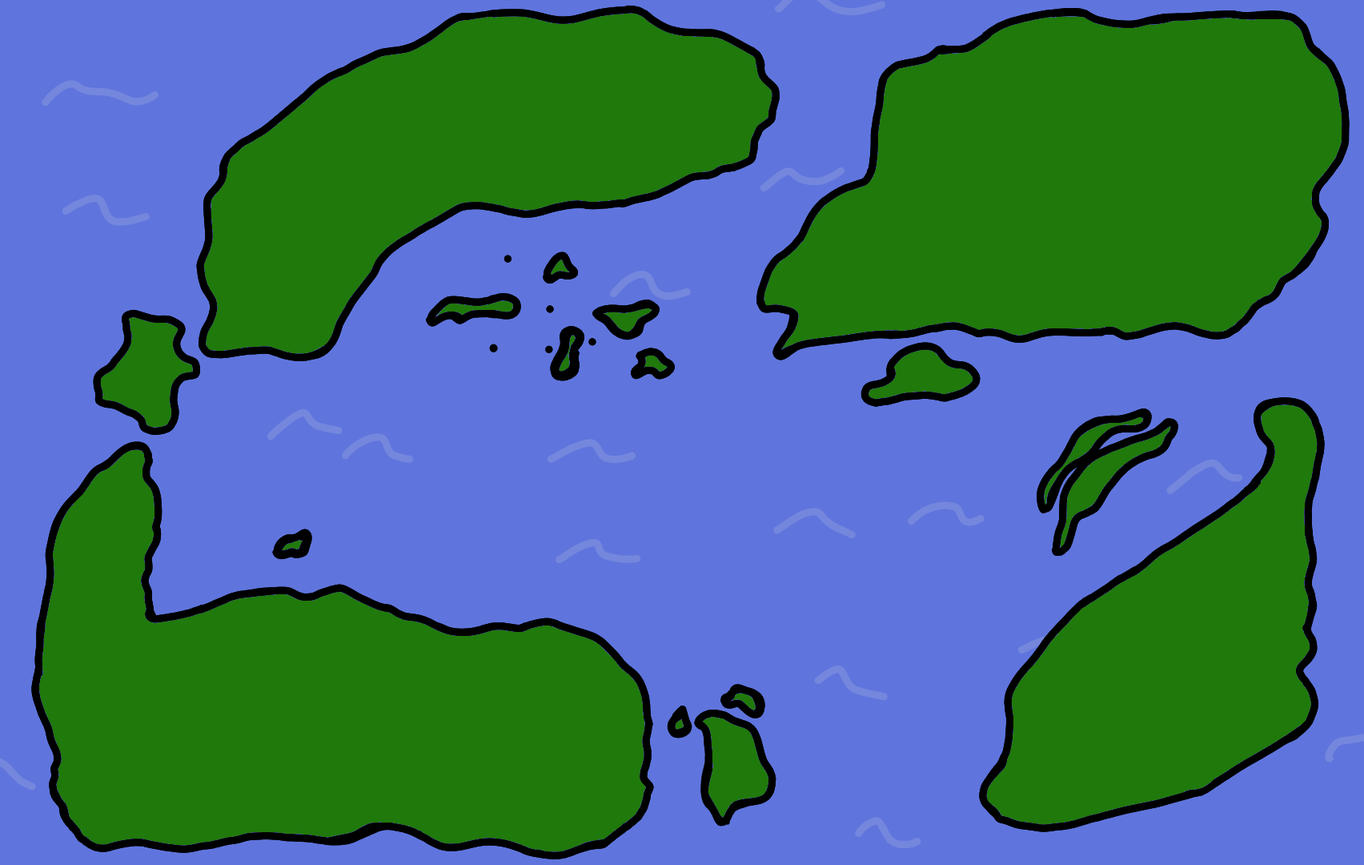
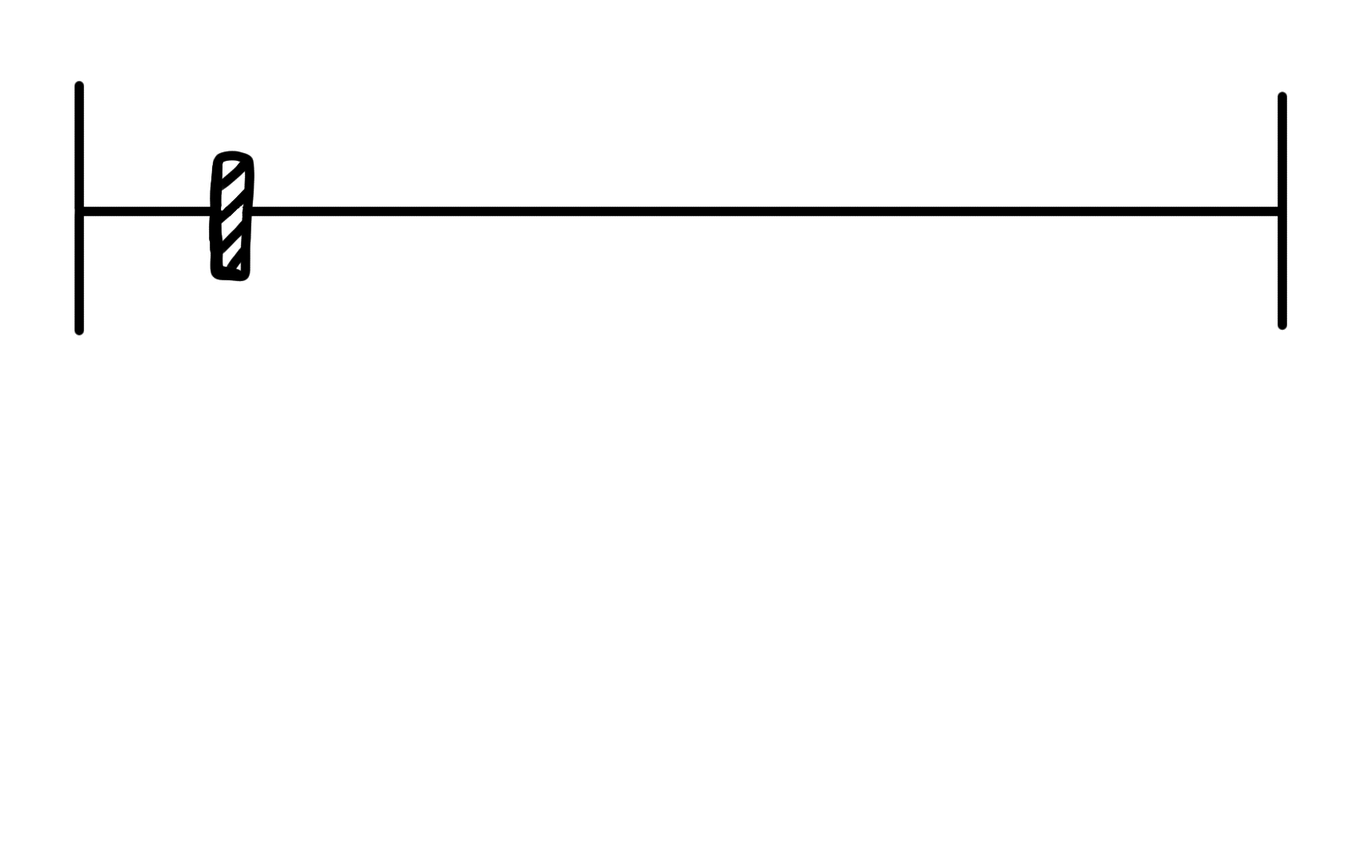
Layered file, before and after one edit (1364x865). Changes by layer:
added group "TimeLine" with 1 layers above "WorldMap" over [51, 51, 1333, 359]
added layer "Capa de pintura 5" in group "TimeLine" over [51, 51, 1333, 359]
renamed "Agrupar 4" to "WorldMap", hid the group it (3 layers) over [0, 0, 1364, 865]
painted on "Capa de pintura 4 Fusionadas" over [0, 0, 1364, 865]
painted on "Copia de Capa de pintura 4 Fusionadas" over [0, 0, 1364, 865]
painted on "Capa de pintura 3" over [0, 0, 1364, 865]
